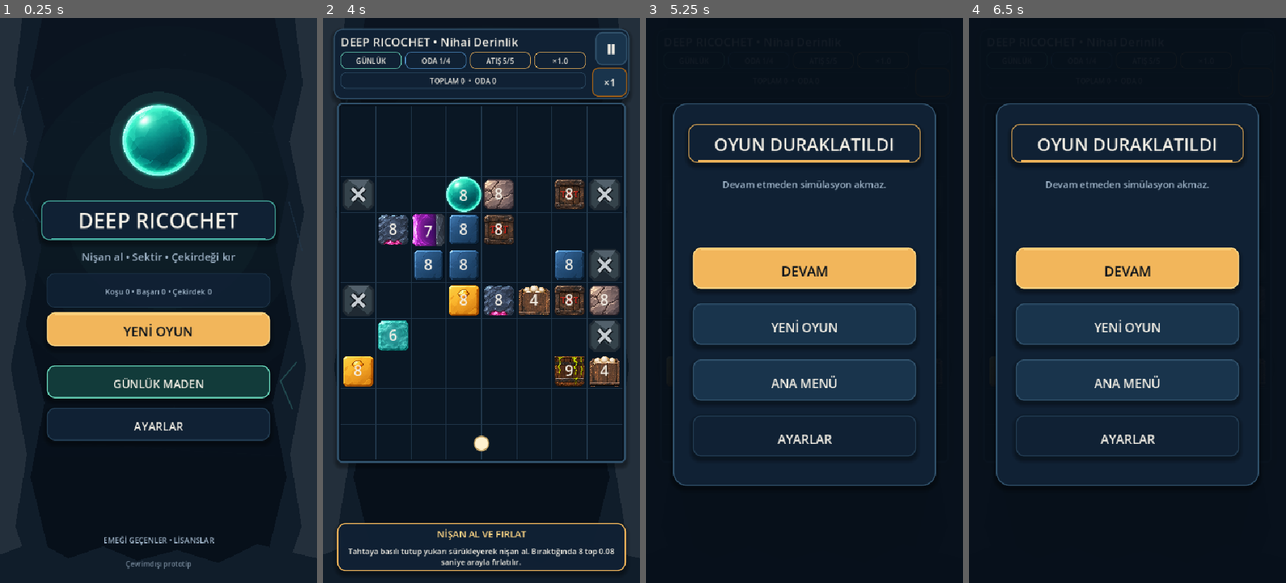
Above: before the commit, frames 1-4 (left to right).
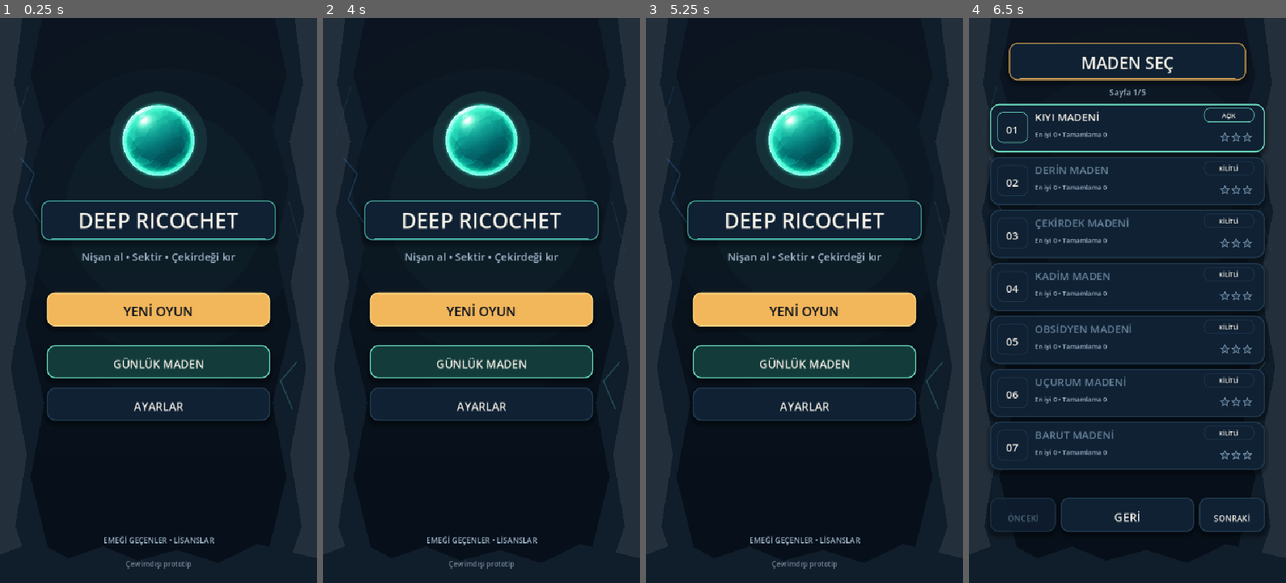
Above: after the commit, the same moments.

Repository: YSTuran/deep-ricochet
Game: Godot game, scene res://app/main.tscn
Two runs of this game, one before a commit and one after it. Both use one fixed random seed, a clock stepped at 60 frames per second and the inputs below.
Inputs (mouse positions are in pixels of both pictures, inside the frame that each line leads up to):
- Up to frame 1 (0.25 s): no input
- Up to frame 2 (4 s): tap Enter at 0.5, 2, 3.5 s; drag from (481, 300) to (513, 176) at 0.52 s; tap Space at 1.25, 2.75 s; drag from (418, 328) to (465, 413) at 1.27 s; move the mouse to (513, 176) at 2.02 s; click (513, 176) at 2.17 s; drag from (465, 413) to (386, 215) at 2.77 s; move the mouse to (576, 385) at 3.52 s; click (576, 385) at 3.67 s
- Up to frame 3 (5.25 s): click (934, 51) at 4.25 s, where only the run before the commit has a clickable "Ⅱ"; tap Space at 5 s; drag from (804, 300) to (756, 159) at 5.02 s
- Up to frame 4 (6.5 s): move the mouse to (1143, 300) at 5.77 s; click (1143, 300) at 5.92 s

The runs differ from the first frame. In frame 1, 15% of the frame differs, in the area x 14-86%, y 45-75%; in frame 2, 34%; in frame 3, 43%, in the area x 0-100%, y 0-98%; in frame 4, 39%.

Commit message:
fix: Update main menu button positions and localization strings

Diff:
--- a/deep-ricochet/localization/translations.csv
+++ b/deep-ricochet/localization/translations.csv
@@ -36,7 +36,6 @@
 CREDITS_SECTION_SOURCES,SOURCES,KAYNAKLAR
 CREDITS_SOURCE_KENNEY,Kenney assets,Kenney assetleri
 CREDITS_SOURCE_GODOT,Godot Engine,Godot Engine
-PROFILE_STATS,Runs %d • Wins %d • Cores %d,Koşu %d • Başarı %d • Çekirdek %d
 PAUSE_TITLE,GAME PAUSED,OYUN DURAKLATILDI
 PAUSE_SUBTITLE,Simulation waits until you continue.,Devam etmeden simülasyon akmaz.
 PAUSE_CONTINUE,CONTINUE,DEVAM
--- a/deep-ricochet/ui/main_menu_view.gd
+++ b/deep-ricochet/ui/main_menu_view.gd
@@ -4,11 +4,11 @@
 const TouchControlsScript := preload("res://ui/touch_controls.gd")
 
 const VIEW_SIZE := Vector2(540.0, 960.0)
-const CONTINUE_BUTTON := Rect2(80.0, 500.0, 380.0, 58.0)
-const CONTINUE_DETAIL := Rect2(80.0, 560.0, 380.0, 24.0)
-const NEW_GAME_BUTTON := Rect2(80.0, 590.0, 380.0, 56.0)
-const DAILY_BUTTON := Rect2(80.0, 662.0, 380.0, 56.0)
-const SETTINGS_BUTTON := Rect2(80.0, 734.0, 380.0, 56.0)
+const CONTINUE_BUTTON := Rect2(80.0, 466.0, 380.0, 58.0)
+const CONTINUE_DETAIL := Rect2(80.0, 526.0, 380.0, 24.0)
+const NEW_GAME_BUTTON := Rect2(80.0, 556.0, 380.0, 56.0)
+const DAILY_BUTTON := Rect2(80.0, 628.0, 380.0, 56.0)
+const SETTINGS_BUTTON := Rect2(80.0, 700.0, 380.0, 56.0)
 const CREDITS_LINK := Rect2(145.0, 867.0, 250.0, 36.0)
 const CORE_TEXTURE: Texture2D = preload("res://assets/images/blocks/cekirdek.png")
 const ACTION_CONTINUE := &"continue"
@@ -94,27 +94,6 @@
 		18,
 		DeepUI.MUTED,
 	)
-	if controller != null and controller.profile != null:
-		DeepUI.draw_panel(
-			self,
-			Rect2(80.0, 434.0, 380.0, 58.0),
-			Color(DeepUI.PANEL_SOFT, 0.92),
-			DeepUI.BORDER_SOFT,
-			12,
-			1,
-			false,
-		)
-		DeepUI.draw_centered(
-			self,
-			tr("PROFILE_STATS") % [
-				controller.profile.runs_played,
-				controller.profile.successful_runs,
-				controller.profile.total_cores_broken,
-			],
-			Rect2(90.0, 439.0, 360.0, 44.0),
-			13,
-			DeepUI.MUTED,
-		)
 	if continue_available:
 		DeepUI.draw_button(
 			self, CONTINUE_BUTTON, tr("MENU_CONTINUE"), &"primary", 24, true,
Binary file changed: deep-ricochet/localization/translations.en.translation
Binary file changed: deep-ricochet/localization/translations.tr.translation
